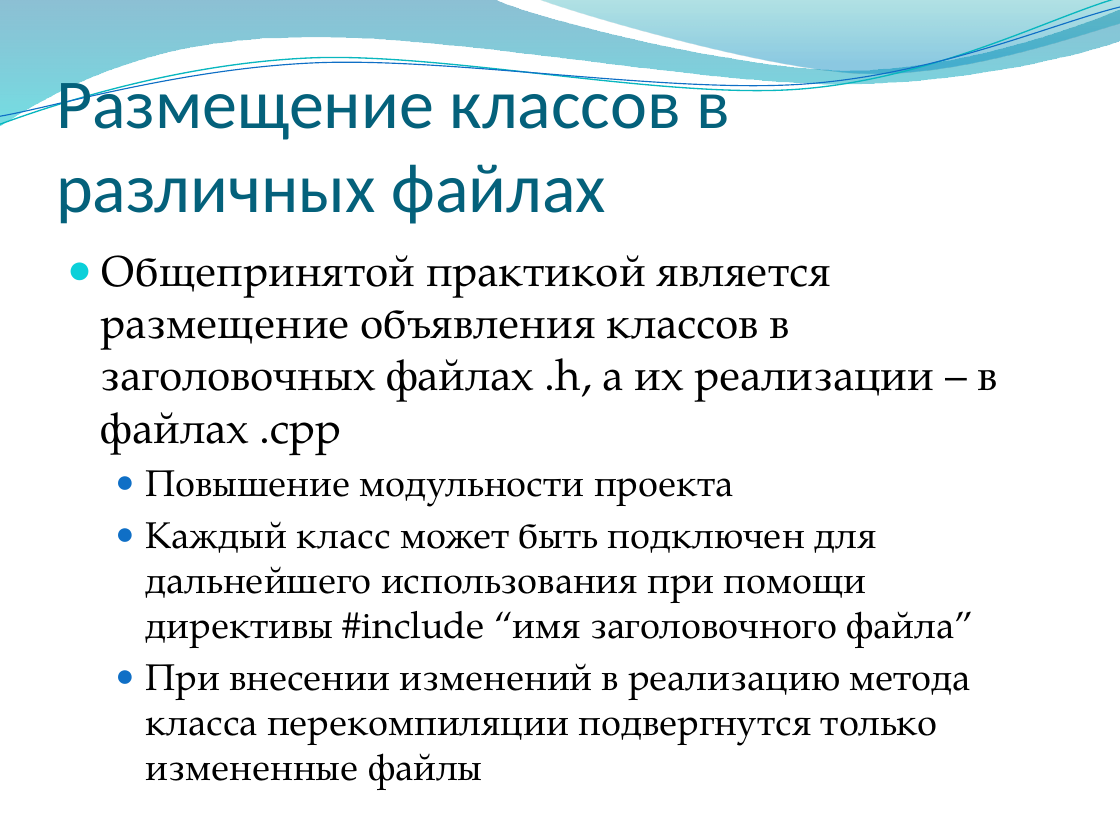
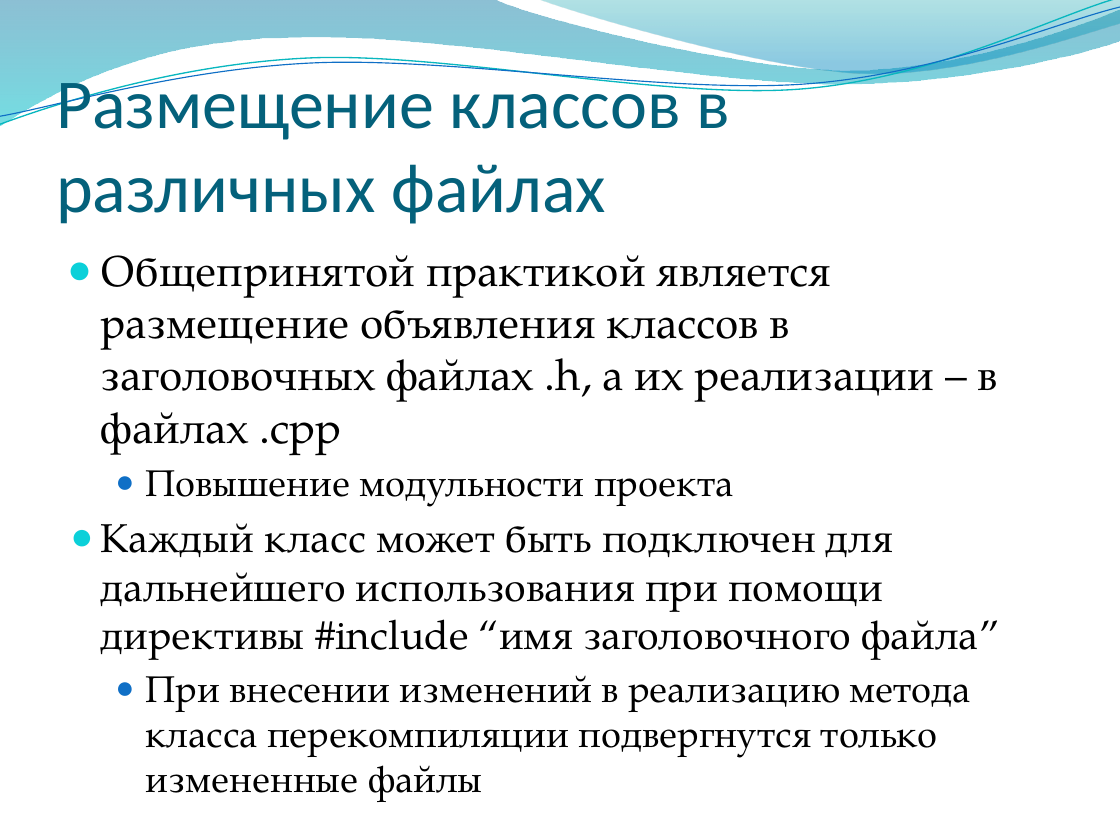
Before and after one commit to alexey-malov/oop, a slide deck: slide 23 of lectures/02/Основы ООП.pptx (slide 22 before the commit). Drawn at 1120x840 pixels with LibreOffice and Linux fonts; fonts in the diff are those of the drawing; background and template pictures are left out. Boxes give left, top, right and bottom in pixels: in the first picture for what was removed or moved away, otherwise in the second. Text is boxed around its words. In the diff, an @@ line names an element or a change of style, - is before the commit and + after.

```diff
--- a/lectures/02/Основы ООП.pptx
+++ b/lectures/02/Основы ООП.pptx
@@ text at (101, 523, 1000, 660): size 24 to 26 pt in "Каждый класс может быть подключен для дальнейшего ..."; list level 2 to 1 in "Каждый класс может быть подключен ..."; bullet colour #0F6FC6 to #0BD0D9 @@
```
Also in this commit, not shown: 8 other slides changed, 1 slide added, 1 other file.
